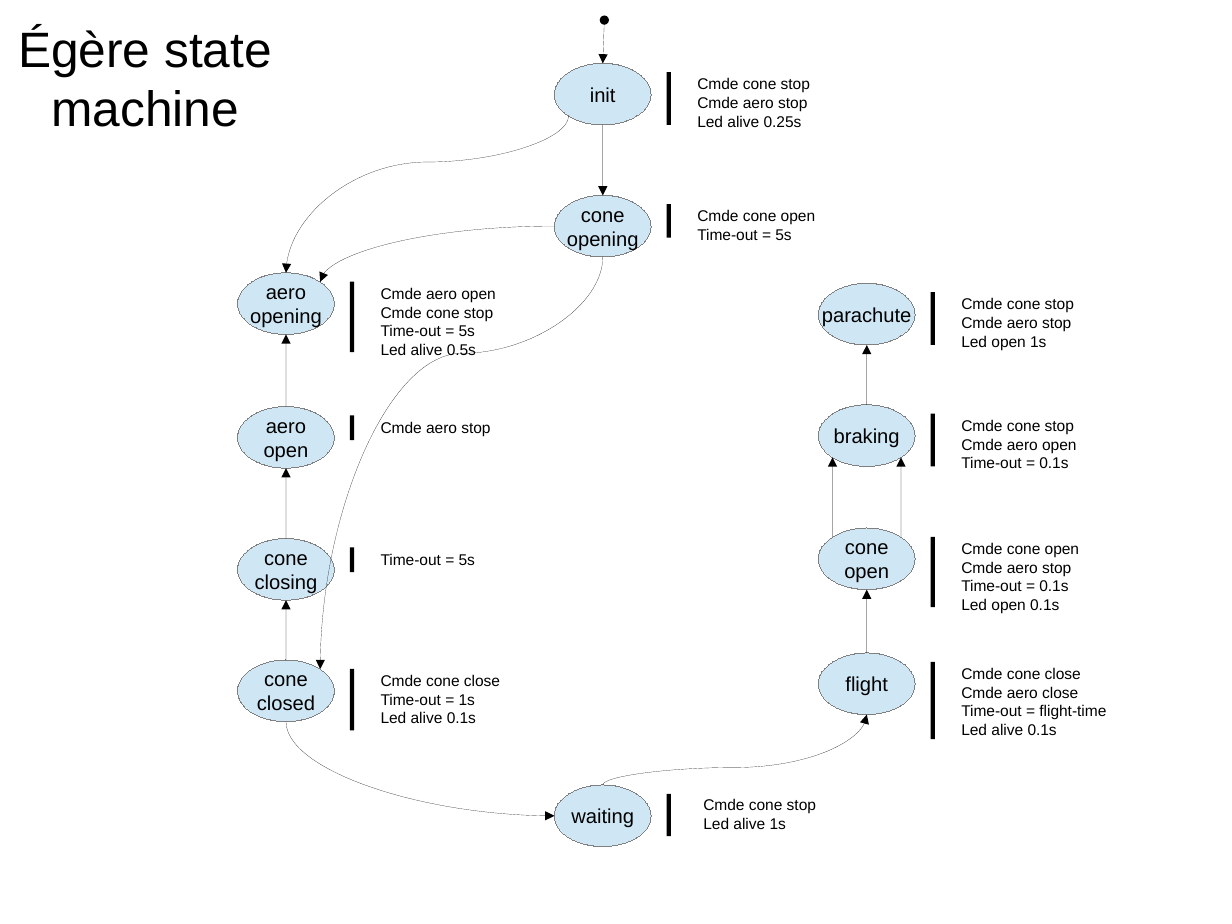
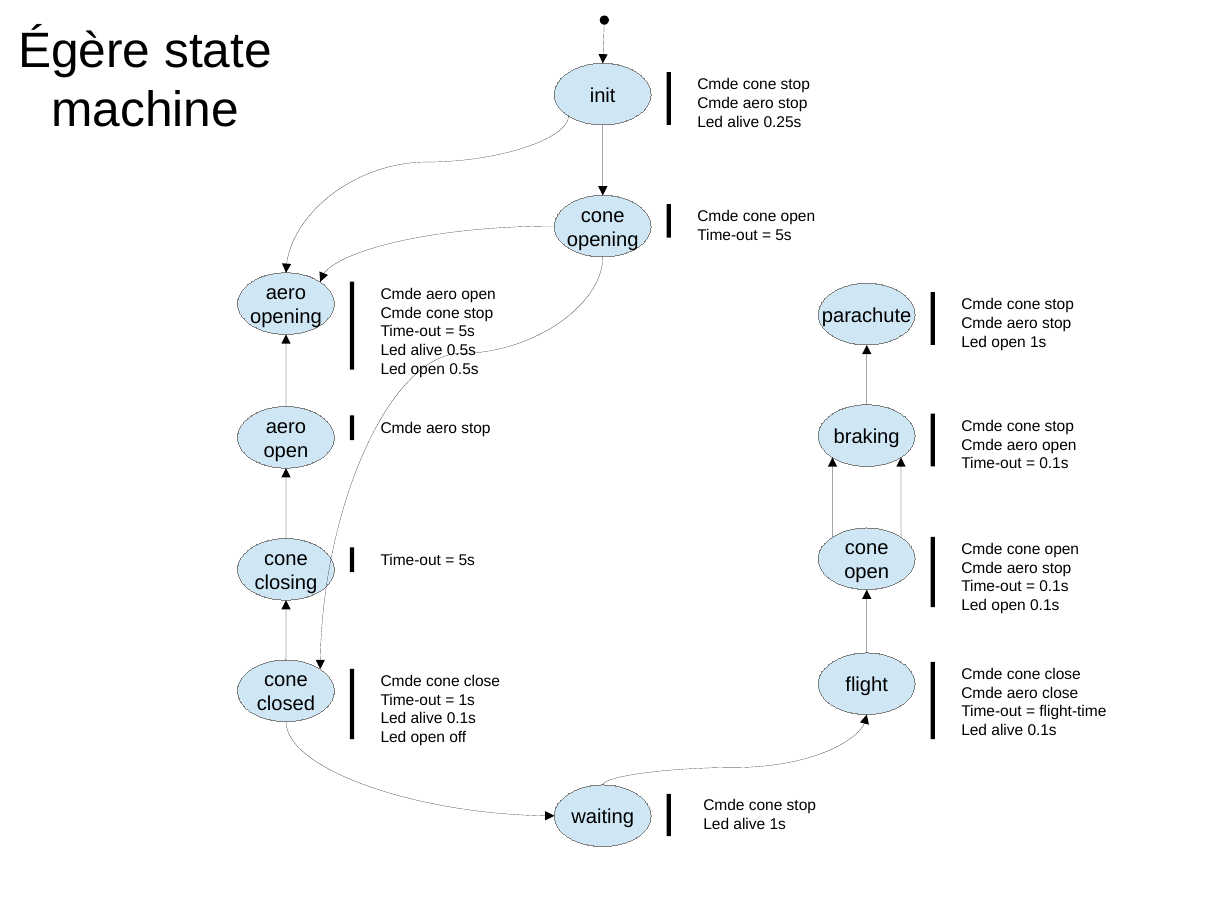
Before and after one commit to nnayo/egere, a slide deck: slide 1 of soft/state machine.odp. Drawn at 1232x924 pixels with LibreOffice and Linux fonts; fonts in the diff are those of the drawing. Boxes give left, top, right and bottom in pixels: in the first picture for what was removed or moved away, otherwise in the second. Text is boxed around its words. In the diff, an @@ line names an element or a change of style, - is before the commit and + after.

Commit message:
open led is nw blinking when cone is opened at start-up

```diff
--- a/soft/state machine.odp
+++ b/soft/state machine.odp
@@ line moved from (352, 282) - (352, 352) to (352, 282) - (352, 370) @@
@@ text at [381, 361, 478, 377]: paragraph added @@
+Led open 0.5s
@@ line moved from (352, 669) - (352, 731) to (352, 669) - (352, 739) @@
@@ text at [381, 730, 466, 746]: paragraph added @@
+Led open off
```
Also in this commit, not shown: 1 other file.
